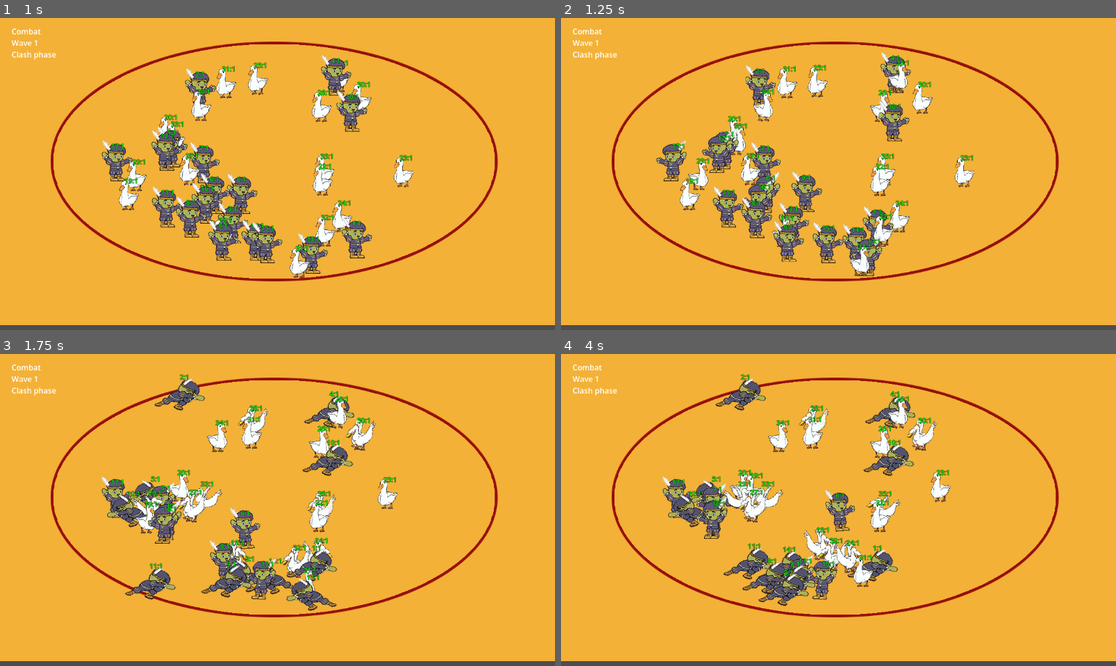
Above: before the commit, frames 1-4 (two rows, left to right).
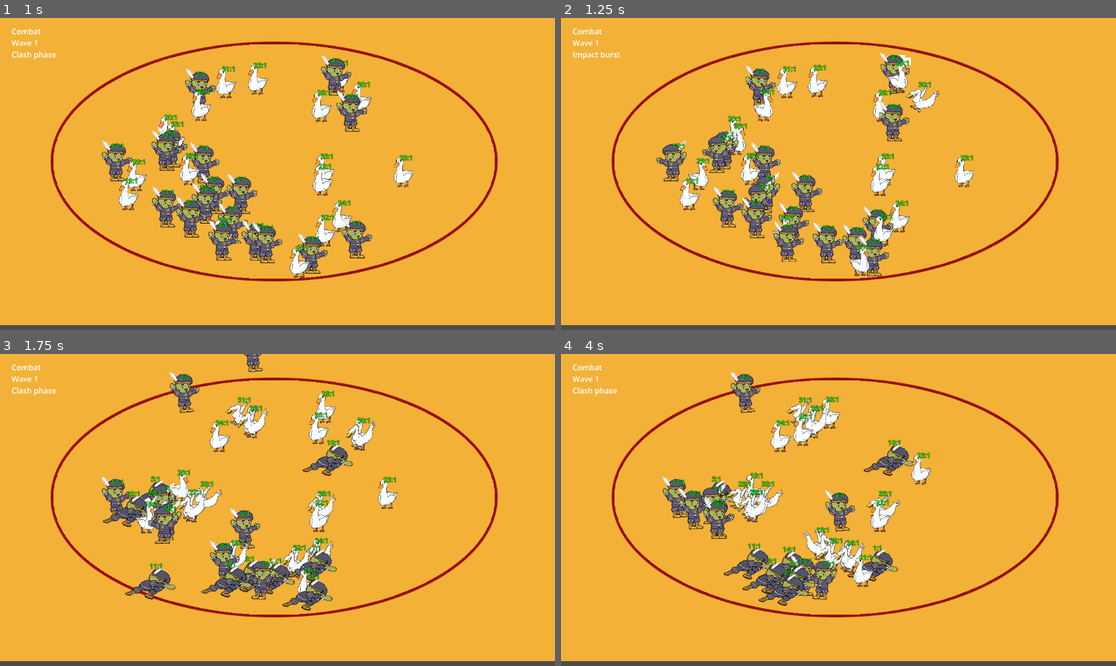
Above: after the commit, the same moments.

Repository: changingzhao-cpu/demo
Game: Godot game, scene res://scenes/main/main_scene.tscn
The game is run twice, just before and just after one commit, with the same random seed, the same clock (stepped at 60 frames per second) and the same inputs.
Inputs (mouse positions are in pixels of both pictures, inside the frame that each line leads up to):
- Up to frame 1 (1 s): tap Enter at 0.5, 0.6 s; move the mouse to (399, 158) at 0.52 s; click (399, 158) at 0.67 s
- Up to frame 2 (1.25 s): no input
- Up to frame 3 (1.75 s): drag from (166, 525) to (249, 572) at 1.27 s
- Up to frame 4 (4 s): move the mouse to (894, 441) at 2.02 s; tap Enter at 2.1, 3.6 s; click (894, 441) at 2.17 s; drag from (810, 572) to (672, 463) at 2.77 s; move the mouse to (1005, 556) at 3.52 s; click (1005, 556) at 3.67 s

Frame 1 is identical in both runs. In frame 2, 0.9% of the frame differs, in the area x 2-69%, y 10-83%; in frame 3, 4.0%; in frame 4, 4.6%, in the area x 19-71%, y 5-78%.

Commit message:
fix: stabilize attack slots and facing locks
Keep slotless units out of attack state, let claimed-slot attackers keep advancing, and lock attack-facing orientation to stop combat flip jitter.

Co-Authored-By: Claude Sonnet 4.6 (1M context) <noreply@anthropic.com>

Diff:
--- a/scripts/battle/battle_controller.gd
+++ b/scripts/battle/battle_controller.gd
@@ -658,10 +658,12 @@
 	var team_id := _get_entity_team_id(entity_id)
 	if not _entity_is_alive(entity_id):
 		return -1.0 if team_id == ENEMY_TEAM_ID else 1.0 if team_id == ALLY_TEAM_ID else 0.0
+	if _entity_store.state[entity_id] == UNIT_STATE_ATTACK:
+		return -1.0 if team_id == ENEMY_TEAM_ID else 1.0
 	var target_id := int(_entity_store.target_id[entity_id])
 	if target_id >= 0 and target_id < _entity_store.capacity and _entity_store.alive[target_id] != 0:
 		var delta_x: float = _entity_store.position_x[target_id] - _entity_store.position_x[entity_id]
-		if absf(delta_x) > 0.05:
+		if absf(delta_x) > 0.2:
 			return -1.0 if delta_x < 0.0 else 1.0
 	var velocity_x := float(_entity_store.velocity_x[entity_id])
 	if absf(velocity_x) > 0.01:
--- a/scripts/battle/battle_simulation.gd
+++ b/scripts/battle/battle_simulation.gd
@@ -101,6 +101,14 @@
 		if target_is_locked_in_attack and center_distance <= contact_distance + ATTACK_STICKY_MARGIN:
 			store.engagement_target[entity_id] = target_id
 			store.engagement_slot[entity_id] = slot_index
+			if slot_index == -1:
+				store.state[entity_id] = UNIT_STATE_IDLE
+				store.velocity_x[entity_id] = 0.0
+				store.velocity_y[entity_id] = 0.0
+				store.engagement_blocked_time[entity_id] = 0.0
+				report["idle"] = int(report.get("idle", 0)) + 1
+				grid_upsert_pair(store, entity_id, target_id)
+				return
 			if slot_index == -1:
 				store.state[entity_id] = UNIT_STATE_IDLE
 				store.velocity_x[entity_id] = 0.0
@@ -170,6 +178,14 @@
 		target = engagement_target
 
 	_apply_same_team_spacing(store, entity_id)
+	if slot_index == -1:
+		store.state[entity_id] = UNIT_STATE_IDLE
+		store.velocity_x[entity_id] = 0.0
+		store.velocity_y[entity_id] = 0.0
+		store.engagement_blocked_time[entity_id] = 0.0
+		report["idle"] = int(report.get("idle", 0)) + 1
+		grid_upsert_pair(store, entity_id, target_id)
+		return
 	store.state[entity_id] = UNIT_STATE_ATTACK
 	store.velocity_x[entity_id] = 0.0
 	store.velocity_y[entity_id] = 0.0
@@ -322,7 +338,7 @@
 		store.velocity_x[entity_id] = 0.0
 		store.velocity_y[entity_id] = 0.0
 		return
-	if target_id >= 0 and target_id < store.capacity and store.alive[target_id] and store.state[target_id] == UNIT_STATE_ATTACK and entity_id > target_id:
+	if target_id >= 0 and target_id < store.capacity and store.alive[target_id] and store.state[target_id] == UNIT_STATE_ATTACK and entity_id > target_id and int(store.engagement_slot[target_id]) == int(store.engagement_slot[entity_id]):
 		store.velocity_x[entity_id] = 0.0
 		store.velocity_y[entity_id] = 0.0
 		return
--- a/tests/battle/test_battle_simulation_attacks.gd
+++ b/tests/battle/test_battle_simulation_attacks.gd
@@ -15,6 +15,8 @@
 	_test_attack_center_distance_stays_within_1_2(failures)
 	_test_attack_pair_does_not_drift_while_both_units_are_attacking(failures)
 	_test_unclaimed_slot_contact_does_not_snap_to_target_center(failures)
+	_test_attack_pair_keeps_center_distance_bounded_after_first_hit(failures)
+	_test_claimed_slot_attacker_keeps_advancing_until_anchor_contact(failures)
 	return failures
 
 func _test_crowded_attackers_do_not_all_stall_without_attacking(failures: Array[String]) -> void:
@@ -280,6 +282,57 @@
 	_assert_true(store.engagement_slot[blocker_left] >= 0 and store.engagement_slot[blocker_right] >= 0 and store.engagement_slot[blocker_up] >= 0 and store.engagement_slot[blocker_down] >= 0, "all blocker fixtures should occupy the four engagement slots", failures)
 	_assert_true(absf(store.velocity_x[follower]) < 8.0 and absf(store.velocity_y[follower]) < 8.0, "unit without a slot should not report a launch-like velocity spike", failures)
 
+func _test_attack_pair_keeps_center_distance_bounded_after_first_hit(failures: Array[String]) -> void:
+	var store = EntityStore.new(2)
+	var grid = SpatialGrid.new(10.0)
+	var simulation = BattleSimulationScript.new(grid)
+	var attacker: int = store.allocate()
+	var target: int = store.allocate()
+	_prepare_attacker(store, attacker)
+	_prepare_target(store, target, 100.0)
+	store.position_x[attacker] = -1.4
+	store.position_y[attacker] = 0.0
+	store.position_x[target] = 0.0
+	store.position_y[target] = 0.0
+	store.attack_range_sq[attacker] = 0.25
+	grid.upsert(attacker, Vector2(store.position_x[attacker], store.position_y[attacker]))
+	grid.upsert(target, Vector2.ZERO)
+	for _step in range(8):
+		simulation.tick_bucket(store, 0.1, 0, 1)
+	var center_distance := Vector2(store.position_x[attacker], store.position_y[attacker]).distance_to(Vector2(store.position_x[target], store.position_y[target]))
+	_assert_true(center_distance <= 1.205, "first attack contact should not push the pair beyond the 1.2 engagement center distance", failures)
+	_assert_eq(store.state[attacker], BattleSimulationScript.UNIT_STATE_ATTACK, "attacker should remain in attack after the first hit settles", failures)
+
+func _test_claimed_slot_attacker_keeps_advancing_until_anchor_contact(failures: Array[String]) -> void:
+	var store = EntityStore.new(3)
+	var grid = SpatialGrid.new(10.0)
+	var simulation = BattleSimulationScript.new(grid)
+	var blocker: int = store.allocate()
+	var follower: int = store.allocate()
+	var target: int = store.allocate()
+	_prepare_attacker(store, blocker)
+	_prepare_attacker(store, follower)
+	_prepare_target(store, target, 100.0)
+	store.position_x[target] = 0.0
+	store.position_y[target] = 0.0
+	store.attack_range_sq[blocker] = 0.25
+	store.attack_range_sq[follower] = 0.25
+	store.position_x[blocker] = -1.2
+	store.position_y[blocker] = 0.0
+	store.position_x[follower] = -2.5
+	store.position_y[follower] = -1.2
+	grid.upsert(blocker, Vector2(store.position_x[blocker], store.position_y[blocker]))
+	grid.upsert(follower, Vector2(store.position_x[follower], store.position_y[follower]))
+	grid.upsert(target, Vector2.ZERO)
+	for _step in range(3):
+		simulation.tick_bucket(store, 0.1, 0, 1)
+	var before := Vector2(store.position_x[follower], store.position_y[follower])
+	_assert_eq(store.engagement_slot[follower], 2, "follower fixture should claim the upper slot in this regression", failures)
+	simulation.tick_bucket(store, 0.1, 0, 1)
+	var after := Vector2(store.position_x[follower], store.position_y[follower])
+	_assert_true(after.distance_to(before) > 0.01, "attacker with a claimed slot should keep advancing until it reaches the anchor", failures)
+	_assert_true(store.state[follower] == BattleSimulationScript.UNIT_STATE_ADVANCE or store.state[follower] == BattleSimulationScript.UNIT_STATE_ATTACK, "claimed-slot attacker should remain in combat progression", failures)
+
 func _assert_true(value: bool, message: String, failures: Array[String]) -> void:
 	if not value:
 		failures.append(message)
